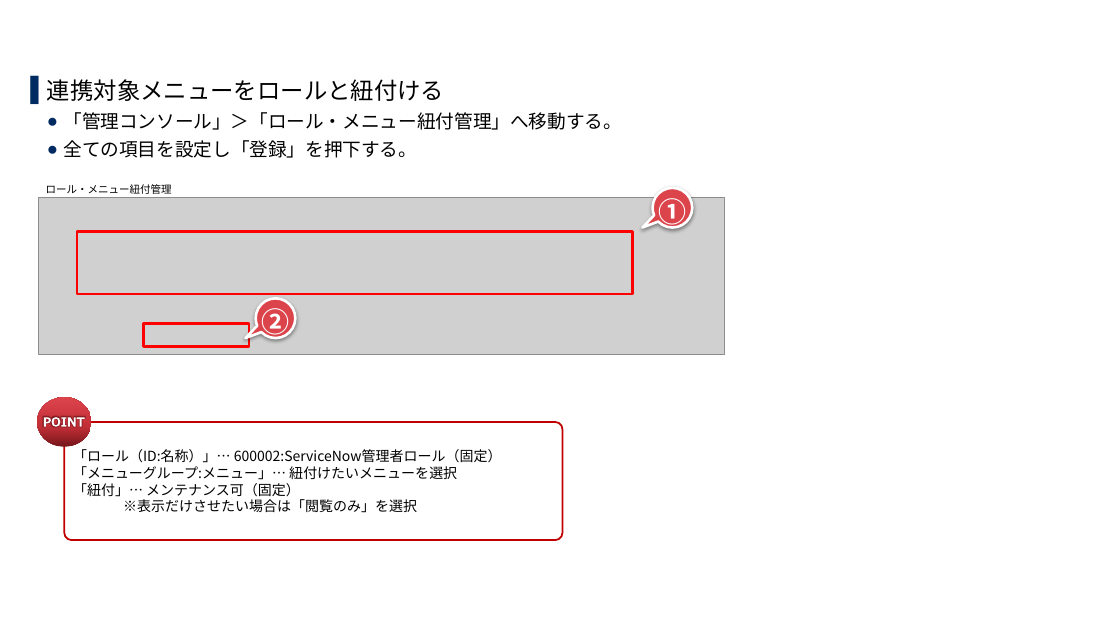
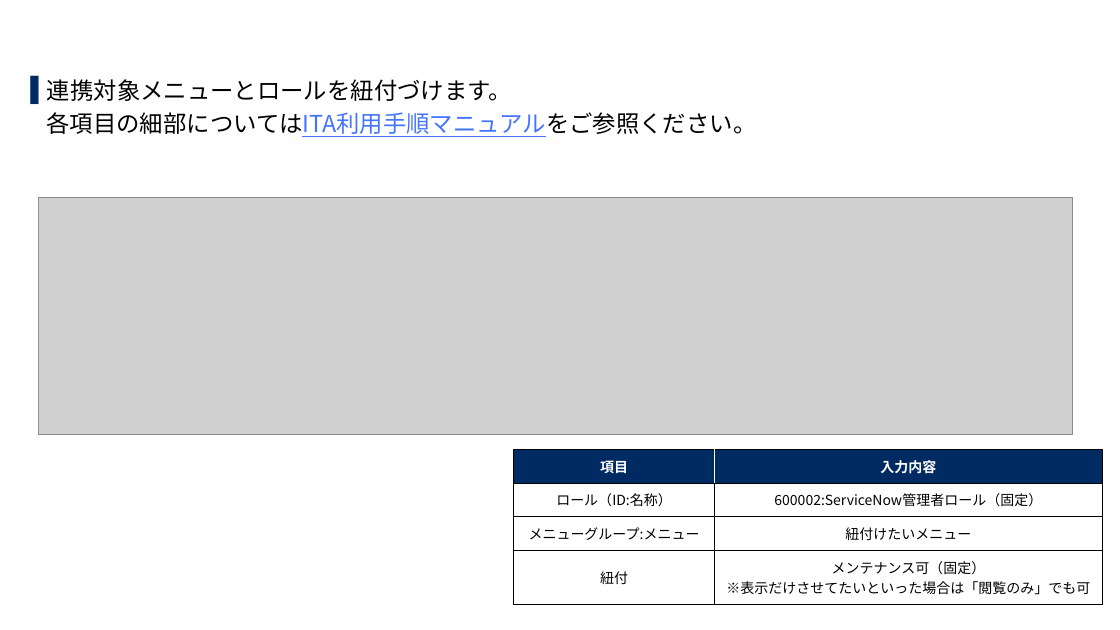
Before and after one commit to exastro-suite/SettingSamples-ServiceNow, a slide deck: slide 41 of docs/setting-samples-servicenow-install_ja.pptx (slide 45 before the commit). Drawn at 1120x630 pixels with LibreOffice and Linux fonts; fonts in the diff are those of the drawing; grey boxes stand for pictures; background and template pictures are left out. Boxes give left, top, right and bottom in pixels: in the first picture for what was removed or moved away, otherwise in the second. Text is boxed around its words. In the diff, an @@ line names an element or a change of style, - is before the commit and + after.

Commit message:
新規アップロード

```diff
--- a/docs/setting-samples-servicenow-install_ja.pptx
+++ b/docs/setting-samples-servicenow-install_ja.pptx
@@ text at [46,79,756,137]: text changed; size 16 to 20 pt @@
-▌ 連携対象メニューをロールと紐付ける
-  ● 「管理コンソール」＞「ロール・メニュー紐付管理」へ移動する。
-  ● 全ての項目を設定し「登録」を押下する。
+▌ 連携対象メニューとロールを紐付づけます。
+各項目の細部についてはITA利用手順マニュアルをご参照ください。
@@ picture: place and size @@
-picture at [39,198,725,355]
+picture at [39,198,1073,434]
@@ text removed at [46,184,172,194] @@
-ロール・メニュー紐付管理
@@ speech bubble removed at [653,188,692,228] @@
-①
@@ rectangle removed at [77,232,634,294] @@
@@ speech bubble removed at [255,298,295,338] @@
-②
@@ rectangle removed at [144,323,250,347] @@
@@ ellipse removed at [37,397,92,447] @@
@@ freeform shape removed at [44,418,84,427] @@
@@ rounded rectangle removed at [65,422,563,540] @@
-「ロール（ID:名称）」… 600002:ServiceNow管理者ロール（固定）
-「メニューグループ:メニュー」… 紐付けたいメニューを選択
-「紐付」… メンテナンス可（固定）
-※表示だけさせたい場合は「閲覧のみ」を選択
@@ table added at [514,450,1103,599], 4 rows, 2 columns @@
+項目 | 入力内容
+ロール（ID:名称） | 600002:ServiceNow管理者ロール（固定）
+メニューグループ:メニュー | 紐付けたいメニュー
+紐付 | メンテナンス可（固定） / ※表示だけさせてたいといった場合は「閲覧のみ」でも可
@@ page number at [1019,607,1103,627]: text changed @@
-45
+41
```
Also in this commit, not shown: 19 other slides changed, 30 slides added, 42 slides removed, 1 other file.
